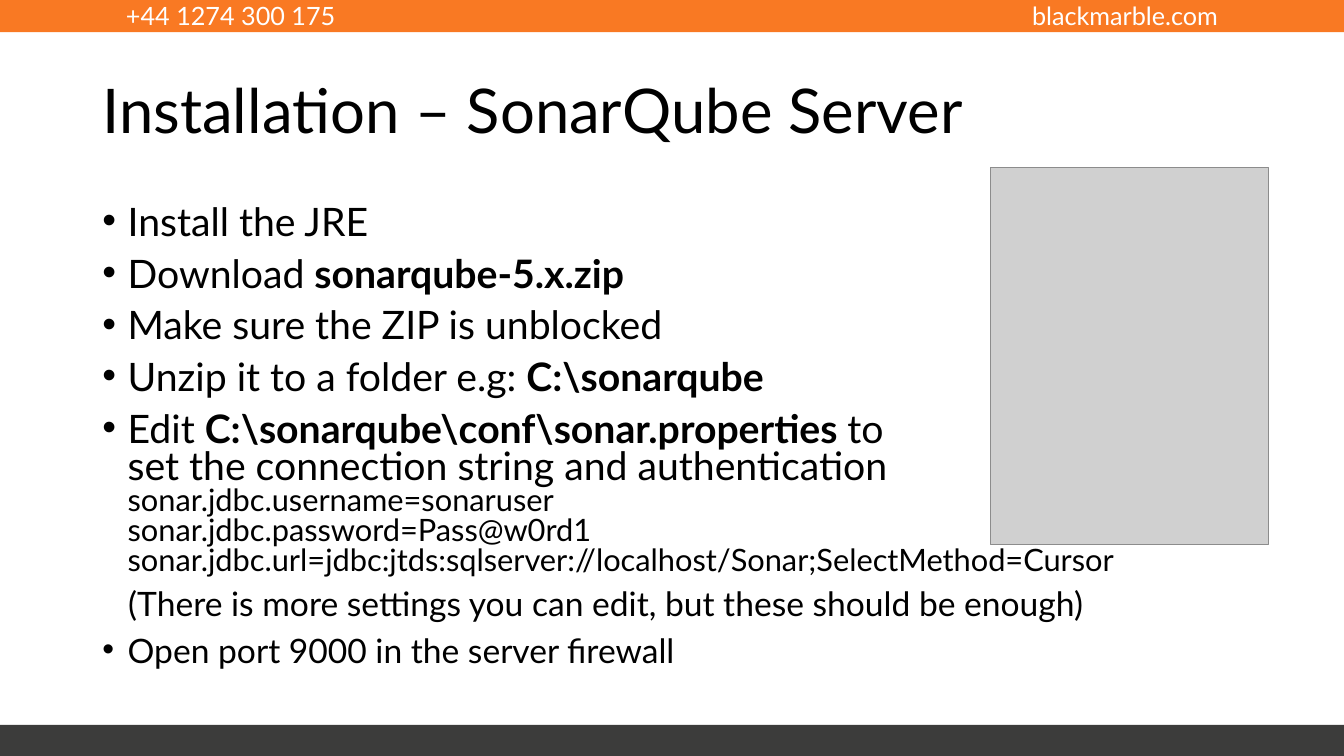
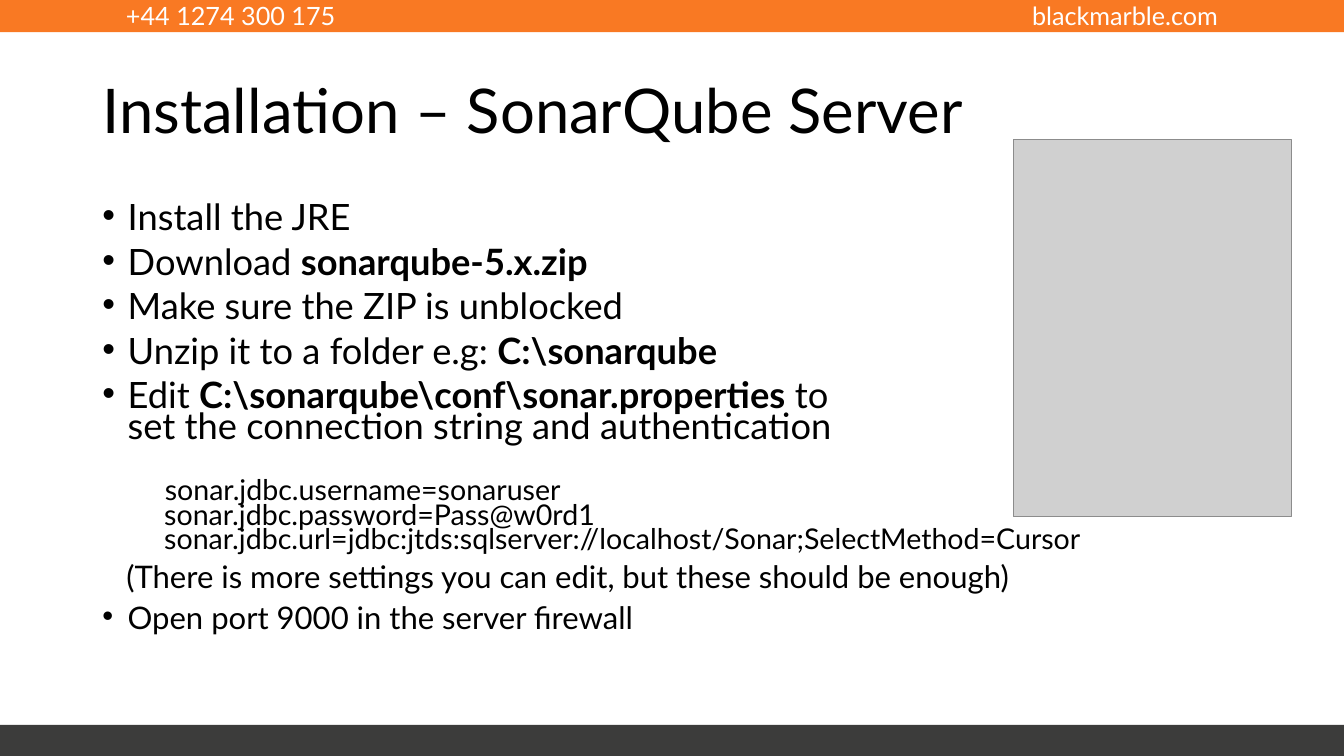
Before and after one commit to rfennell/Presentations, a slide deck: slide 14 of Managing Technical Debt with SonarQube.pptx. Drawn at 1344x756 pixels with LibreOffice and Linux fonts; fonts in the diff are those of the drawing; grey boxes stand for pictures. Boxes give left, top, right and bottom in pixels: in the first picture for what was removed or moved away, otherwise in the second. Text is boxed around its words. In the diff, an @@ line names an element or a change of style, - is before the commit and + after.

```diff
--- a/Managing Technical Debt with SonarQube.pptx
+++ b/Managing Technical Debt with SonarQube.pptx
@@ picture: place and size @@
-picture at <box>990,167,1268,544</box>
+picture at <box>1013,140,1292,517</box>
@@ text "Install the JRE" at <box>126,203,1080,634</box>: size 28 to 25.9 pt in "Install the JRE", "Download sonarqube-5.x.zip", "Make sure the ZIP is unblocked", "Unzip it to a folder e.g: C:\sonarqube" and 1 more places; size 22 to 20.4 pt in "sonar.jdbc.username=sonaruser sonar.jdbc.password=Pass@w0rd1 ..."; size 24 to 22.2 pt in "(There is more settings you can edit, ...", "Open port 9000 in the server firewall"; line spacing 0.8 to 0.7 @@
```
Also in this commit, not shown: 2 other slides changed.
